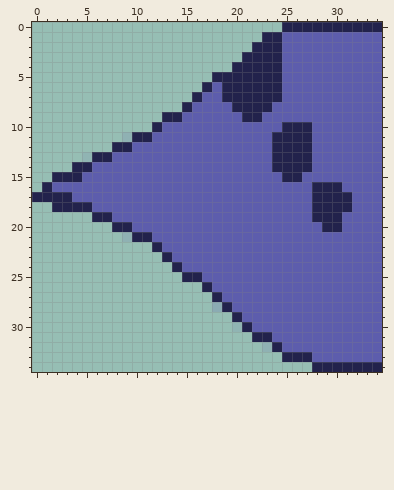
A pixel-art sprite gets an edit: img/png/snakes/blue/snakeboi-tail.png. The picture above was drawn from the file before the commit.
The file is 35x35 pixels. Pixels under 10% opacity are left out. Colours within 5 levels of each other are drawn and written as one.
After:
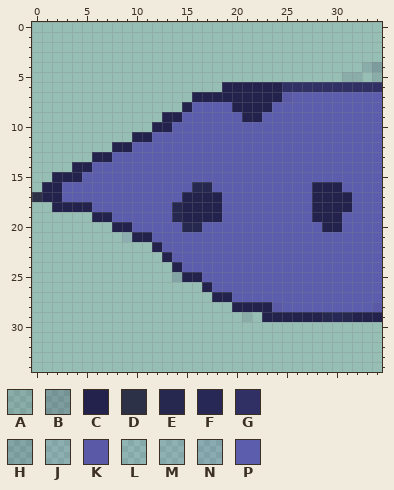
Palette (. is transparent): A #22224c1b  B #22224c37  C #22224c  D #2d3148  E #27284f  F #282856  G #303064  H #3232662e  J #5757a624  K #5959a7  L #5d5dad1a  M #5d5dad21  N #5d5dad33  P #5d5dad
The exact change:
@@ x 0..34 @@
- 0 .........................CCCCCCCCCC
- 1 .......................CCPPPPPPPPPP
- 2 ......................CCCPPPPPPPPPP
- 3 .....................CCCCPPPPPPPPPP
- 4 ....................CCCCCPPPPPPPPPP
- 5 ..................CCCCCCCPPPPPPPPPP
- 6 .................CPCCCCCCPPPPPPPPPP
- 7 ................CPPCCCCCCPPPPPPPPPP
+ 0 ...................................
+ 1 ...................................
+ 2 ...................................
+ 3 ...................................
+ 4 .................................AB
+ 5 ...............................AA.A
+ 6 ...................CCCCCCGGGGGGGGGG
+ 7 ................CCCCCCCCCKPPPPPPPPP
  8 ...............CPPPPCCCCPPPPPPPPPPP
  9 .............CCPPPPPPCCPPPPPPPPPPPP
-10 ............CPPPPPPPPPPPPCCCPPPPPPP
-11 .........MCCPPPPPPPPPPPPCCCCPPPPPPP
-12 ........CCPPPPPPPPPPPPPPCCCCPPPPPPP
-13 .....LCCPPPPPPPPPPPPPPPPCCCCPPPPPPP
-14 ....CCPPPPPPPPPPPPPPPPPPCCCCPPPPPPP
-15 ..CCCPPPPPPPPPPPPPPPPPPPPCCPPPPPPPP
-16 .CPPPPPPPPPPPPPPPPPPPPPPPPPPCCCPPPP
-17 CCCCPPPPPPPPPPPPPPPPPPPPPPPPCCCCPPP
-18 ..CCCCPPPPPPPPPPPPPPPPPPPPPPCCCCPPP
-19 ......CCPPPPPPPPPPPPPPPPPPPPCCCPPPP
-20 ........CCPPPPPPPPPPPPPPPPPPPCCPPPP
-21 .........MCCPPPPPPPPPPPPPPPPPPPPPPP
+10 ............CCPPPPPPPPPPPPPPPPPPPPP
+11 ..........CCPPPPPPPPPPPPPPPPPPPPPPP
+12 ........CCPPPPPPPPPPPPPPPPPPPPPPPPP
+13 ......CCPPPPPPPPPPPPPPPPPPPPPPPPPPP
+14 ....CCPPPPPPPPPPPPPPPPPPPPPPPPPPPPP
+15 ..CCCPPPPPPPPPPPPPPPPPPPPPPPPPPPPPP
+16 .CCPPPPPPPPPPPPPEEPPPPPPPPPPCCCPPPP
+17 DCCPPPPPPPPPPPPCCCCPPPPPPPPPCCCCPPP
+18 ..CCCCPPPPPPPPECCCCPPPPPPPPPCCCCPPP
+19 ......CCPPPPPPECCCCPPPPPPPPPCCCPPPP
+20 ........CCPPPPPEEPPPPPPPPPPPPCCPPPP
+21 .........JCCPPPPPPPPPPPPPPPPPPPPPPP
 22 ............CPPPPPPPPPPPPPPPPPPPPPP
@@ x 12..34 @@
 24 ..CPPPPPPPPPPPPPPPPPPPP
-25 ...CCPPPPPPPPPPPPPPPPPP
+25 ..HCCPPPPPPPPPPPPPPPPPP
 26 .....CPPPPPPPPPPPPPPPPP
-27 ......CPPPPPPPPPPPPPPPP
-28 ......NCPPPPPPPPPPPPPPP
-29 ........CPPPPPPPPPPPPPP
-30 ........LCPPPPPPPPPPPPP
-31 ..........CCPPPPPPPPPPP
-32 ...........MCPPPPPPPPPP
-33 .............CCCPPPPPPP
-34 ................CCCCCCC
+27 ......CCPPPPPPPPPPPPPPP
+28 ........CCCCKPPPPPPPPPK
+29 .........A.CCCCCCEFECCC
+30 .......................
+31 .......................
+32 .......................
+33 .......................
+34 .......................
Where, in picture pixels (left, top, right, bottom), the same in both pictures:
changed: (122, 22, 382, 182)
changed: (32, 152, 92, 202)
changed: (122, 182, 222, 282)
changed: (212, 292, 382, 372)
